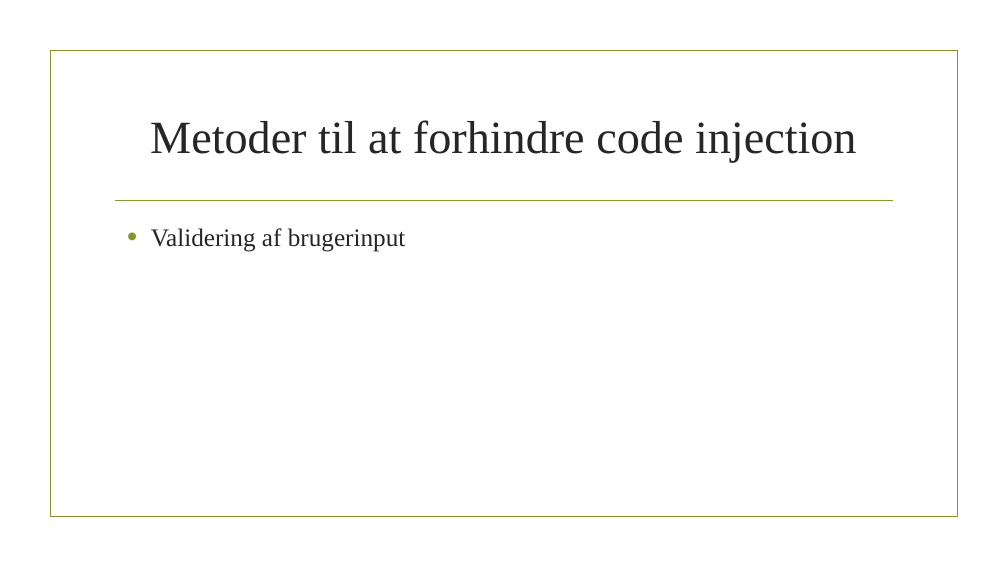
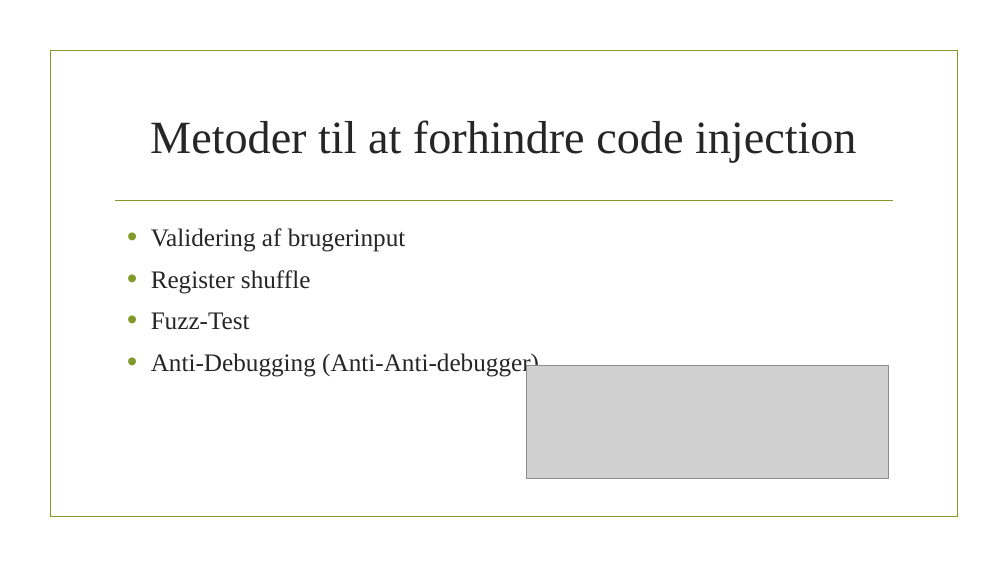
Before and after one commit to mathiasnielsen0/ITITS, a slide deck: slide 5 of Powerpoints/Spoergsmaal6.pptx. Drawn at 1008x567 pixels with LibreOffice and Linux fonts; fonts in the diff are those of the drawing; grey boxes stand for pictures; background and template pictures are left out. Boxes give left, top, right and bottom in pixels: in the first picture for what was removed or moved away, otherwise in the second. Text is boxed around its words. In the diff, an @@ line names an element or a change of style, - is before the commit and + after.

Commit message:
changes

```diff
--- a/Powerpoints/Spoergsmaal6.pptx
+++ b/Powerpoints/Spoergsmaal6.pptx
@@ text at (151, 270, 539, 377): paragraphs added @@
+• Register shuffle
+• Fuzz-Test
+• Anti-Debugging (Anti-Anti-debugger)
@@ picture added at (526, 366, 889, 479) @@
```
Also in this commit, not shown: 2 other slides changed.
